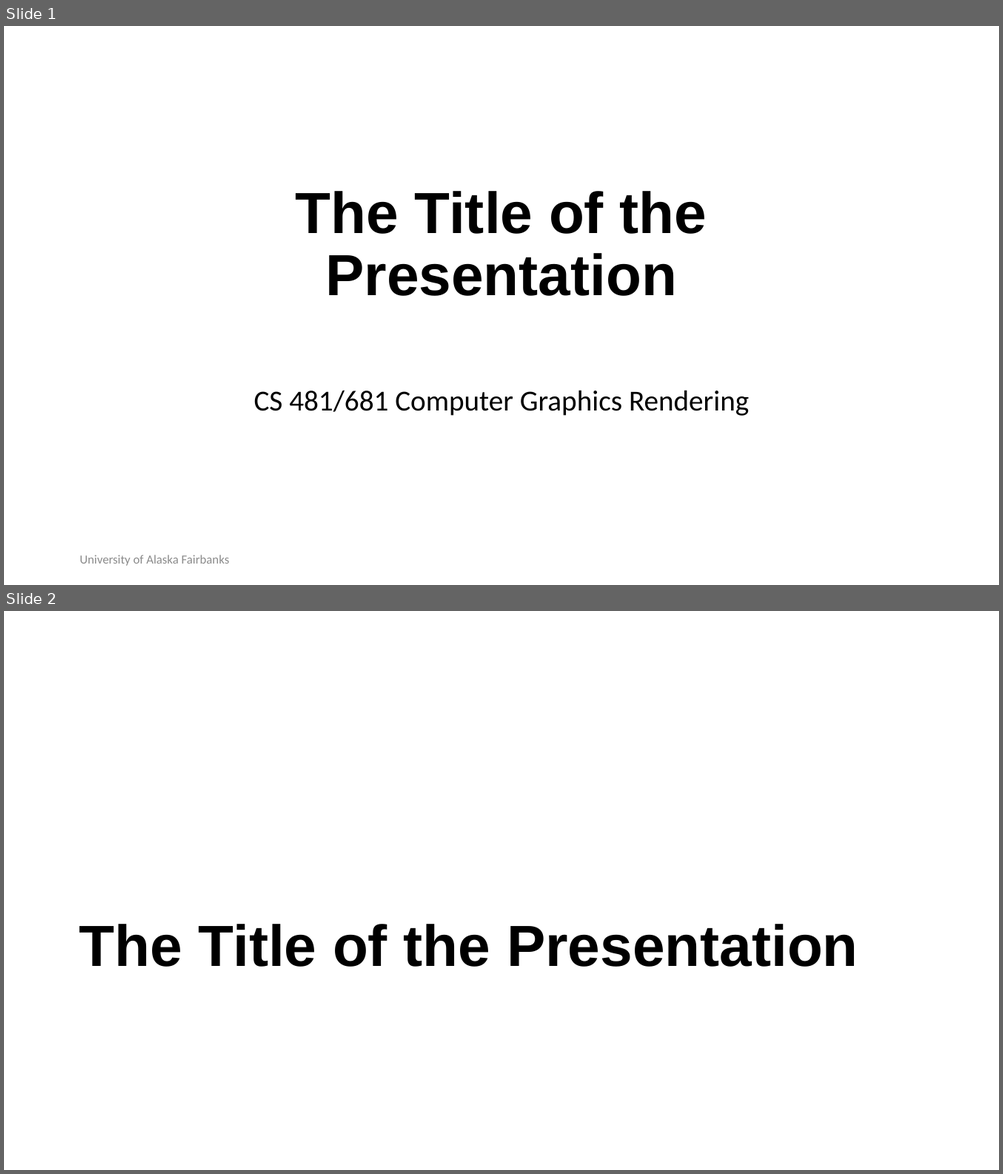
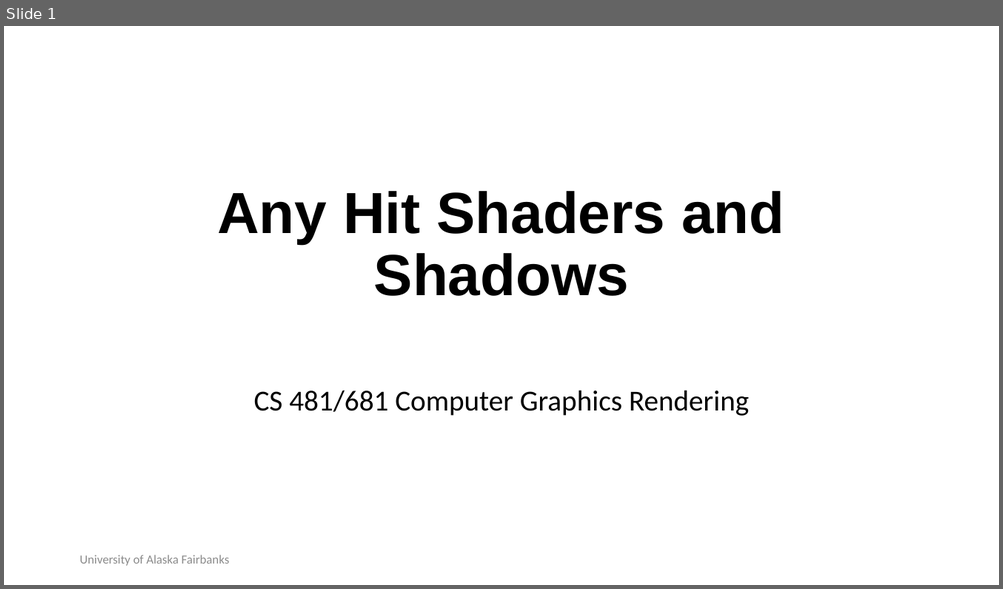
Before and after one commit to RahidZaman/cs481681-cgr, a slide deck: slides/pptx/week05.pptx. Shown one above the other, each under a label of ours: slides 1 and 2 before the commit, slide 1 after it. The pictures are 1003x1174 and 1003x589 pixels, drawn with LibreOffice and Linux fonts; fonts in the diff are those of the drawing; background and template pictures are left out. Boxes give left, top, right and bottom in pixels: in the first picture for what was removed or moved away, otherwise in the second. Text is boxed around its words. In the diff, an @@ line names an element or a change of style, - is before the commit and + after.

```diff
--- a/slides/pptx/week05.pptx
+++ b/slides/pptx/week05.pptx
@@ slide 2 removed at [4, 611, 999, 1170], background #FFFFFF @@
@@ title removed at [79, 924, 858, 967] @@
-The Title of the Presentation
@@ slide 1 changed as well @@
@@ title at [217, 191, 784, 296]: text changed @@
-The Title of the Presentation
+Any Hit Shaders and Shadows
```
Also in this commit, not shown: 1 other slide changed, 6 slides added, 1 other slide removed, 9 other files.
